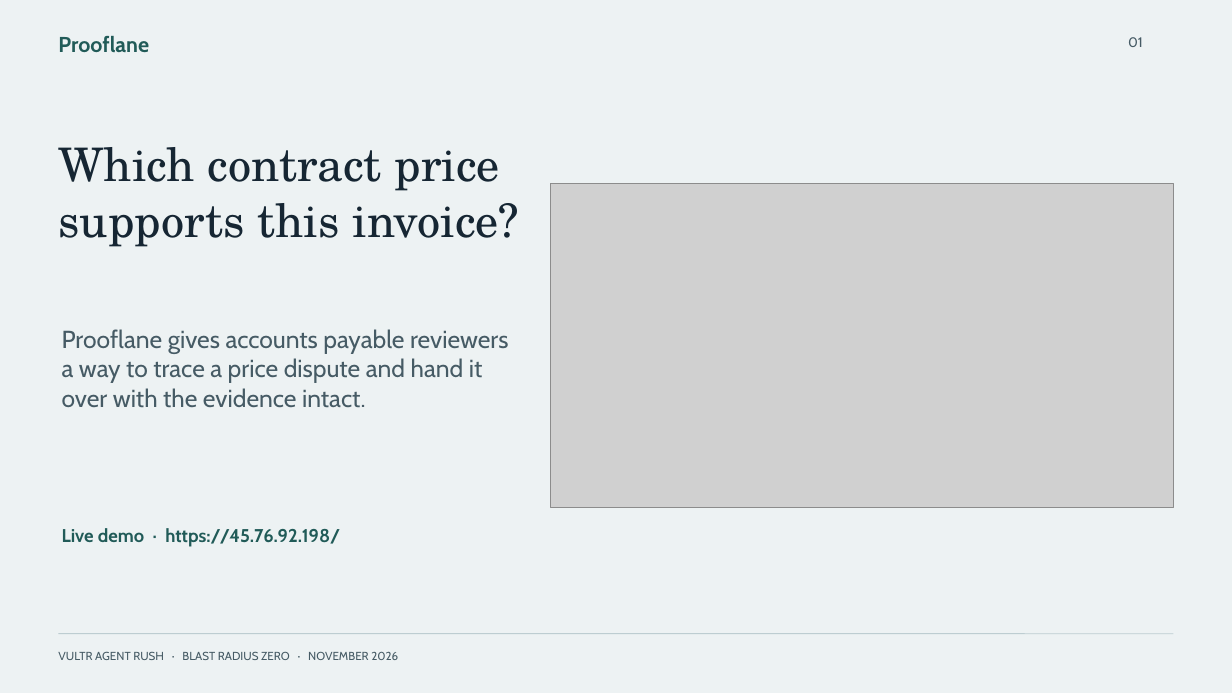
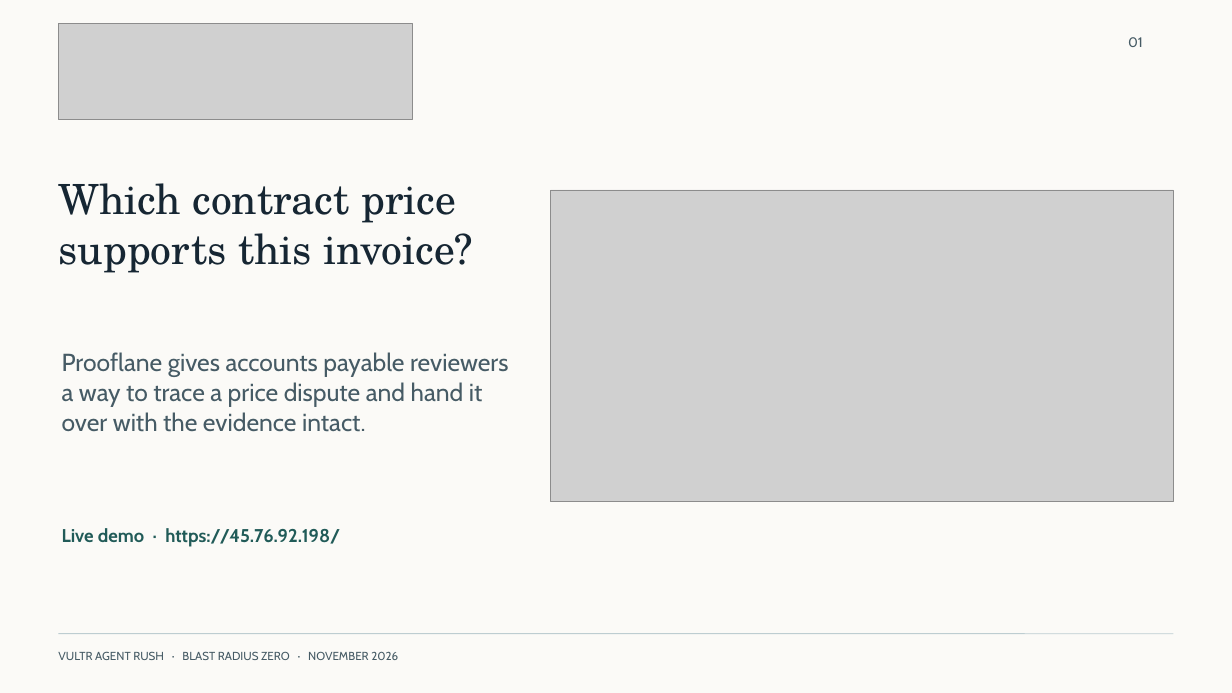
Before and after one commit to NuraliKuzhagaliev/Prooflane, a slide deck: slide 1 of submission/agent-rush/prooflane-deck.pptx. Drawn at 1232x693 pixels with LibreOffice and Linux fonts; fonts in the diff are those of the drawing; grey boxes stand for pictures. Boxes give left, top, right and bottom in pixels: in the first picture for what was removed or moved away, otherwise in the second. Text is boxed around its words. In the diff, an @@ line names an element or a change of style, - is before the commit and + after.

```diff
--- a/submission/agent-rush/prooflane-deck.pptx
+++ b/submission/agent-rush/prooflane-deck.pptx
@@ background #EDF2F3 to #FBFAF7 @@
@@ picture added at <box>58,23,412,119</box> @@
@@ text removed at <box>58,36,149,52</box> @@
-Prooflane
@@ text "Which contract price": place and size @@
-text "Which contract price" at <box>59,147,520,247</box>
+text "Which contract price" at <box>59,183,473,273</box>
@@ text "Which contract price" at <box>59,183,473,273</box>: size 45 to 40.5 pt @@
@@ picture: place and size @@
-picture at <box>551,183,1174,508</box>
+picture at <box>551,190,1174,502</box>
@@ text "Prooflane gives accounts payable reviewers ...": place and size @@
-text "Prooflane gives accounts payable reviewers ..." at <box>62,329,508,408</box>
+text "Prooflane gives accounts payable reviewers ..." at <box>62,352,508,432</box>
```
Also in this commit, not shown: 5 other slides changed, 24 other files.
